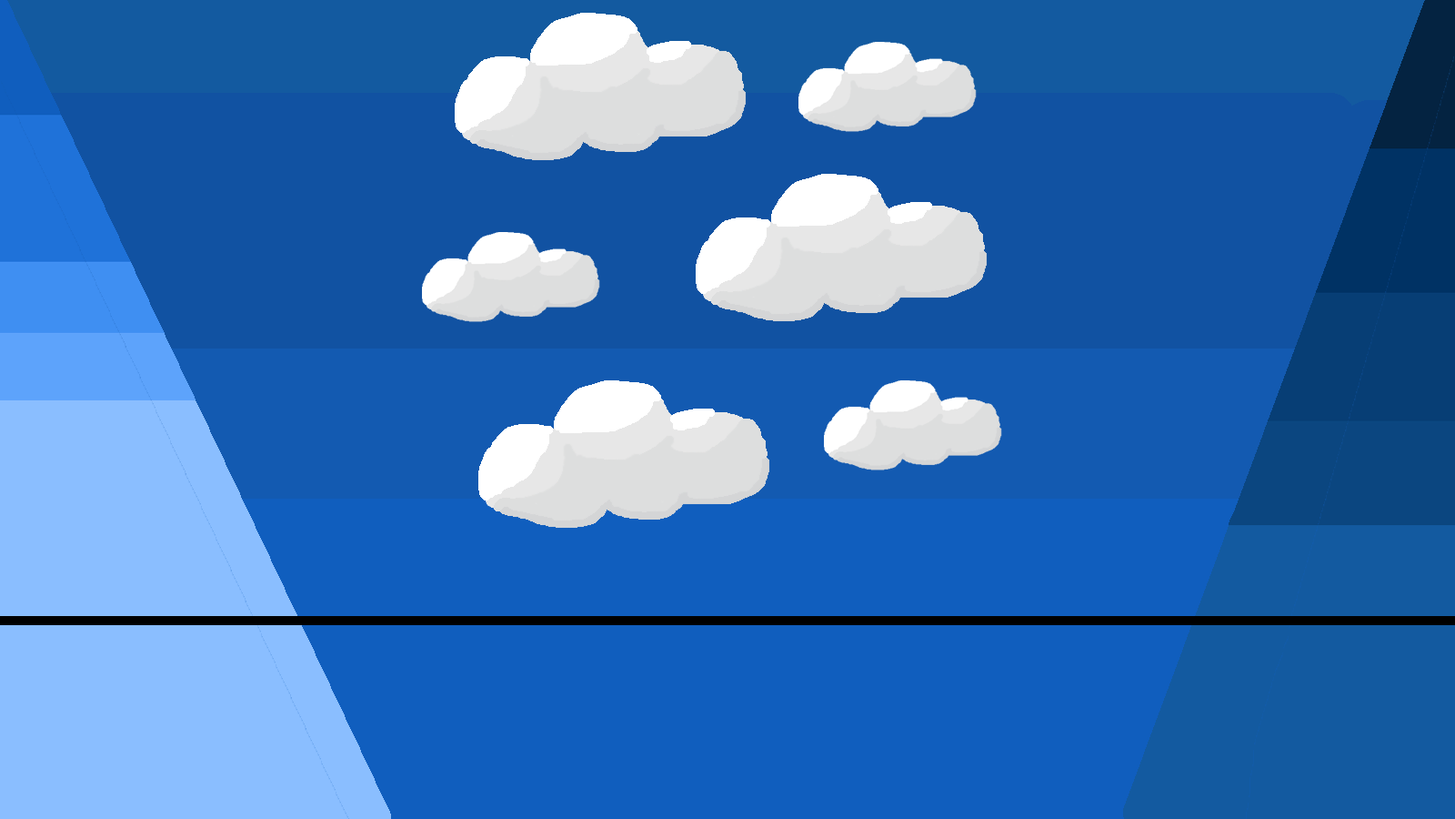
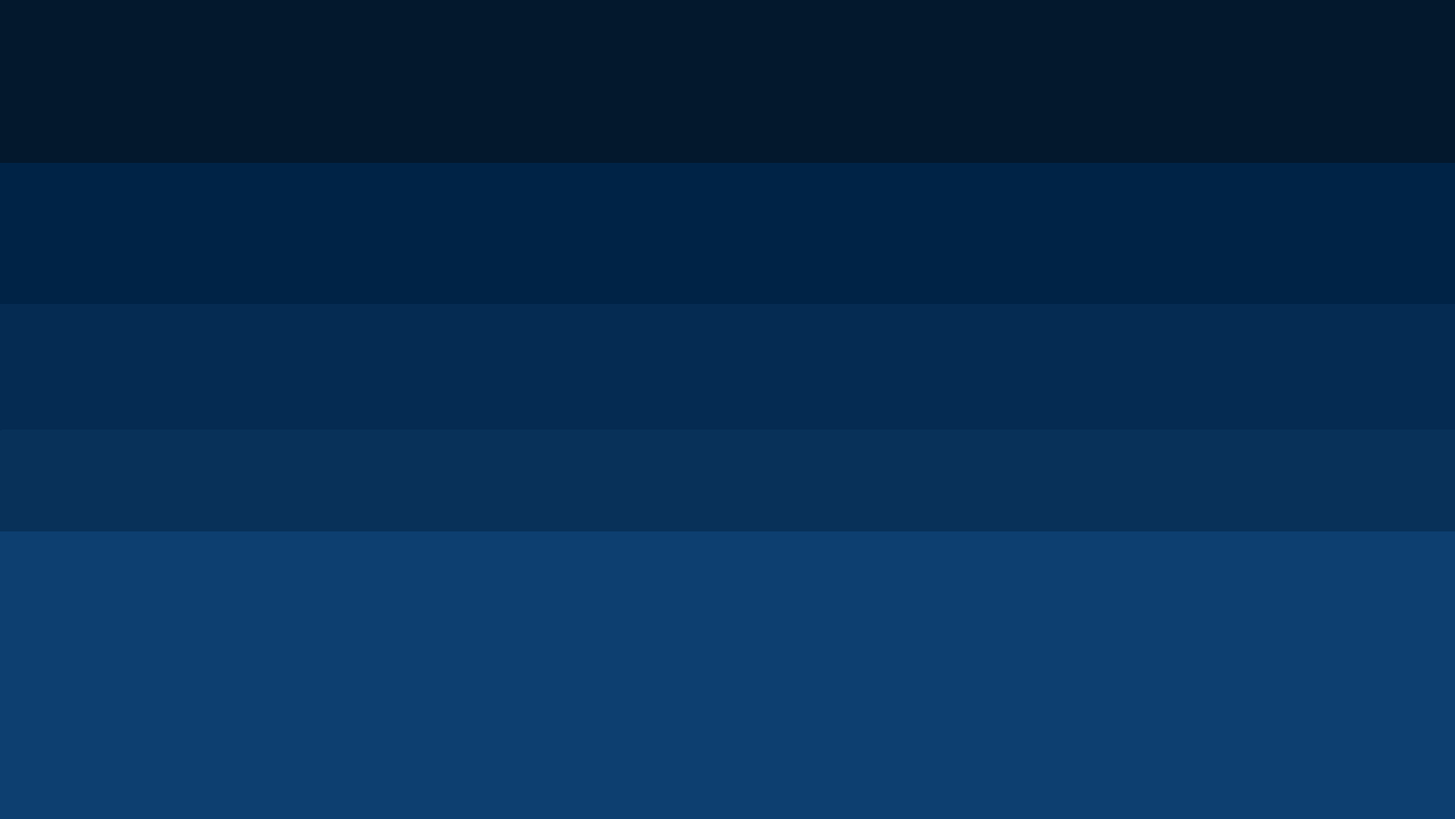
Layer changes from the first (1455, 819) image to the second:
hid "Rectangle 1 copy" over [0, 615, 1455, 625]
showed group "Night Sky" (11 layers) over [0, 0, 1455, 819]
hid group "Transition Sky" (9 layers) over [0, 0, 1455, 819]
